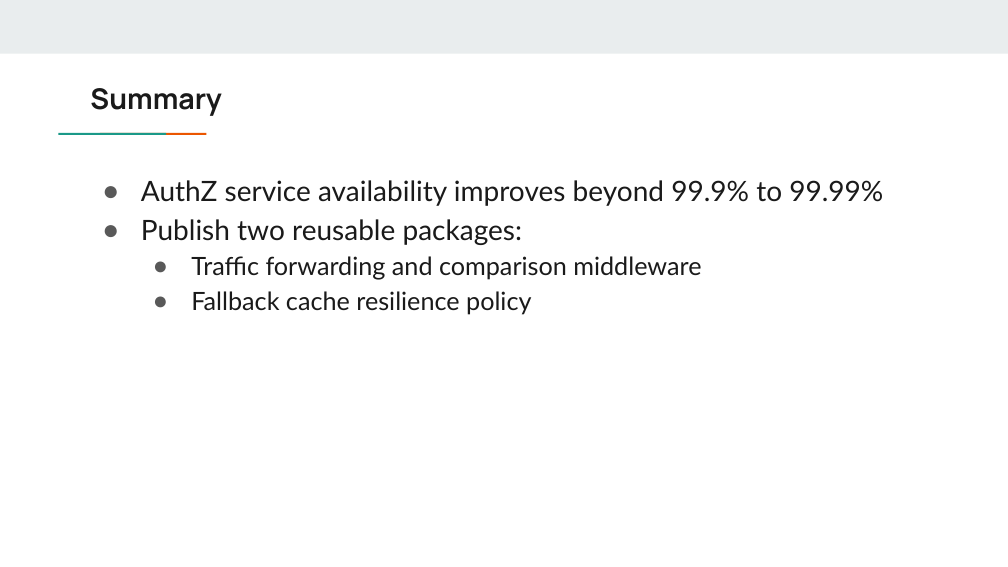
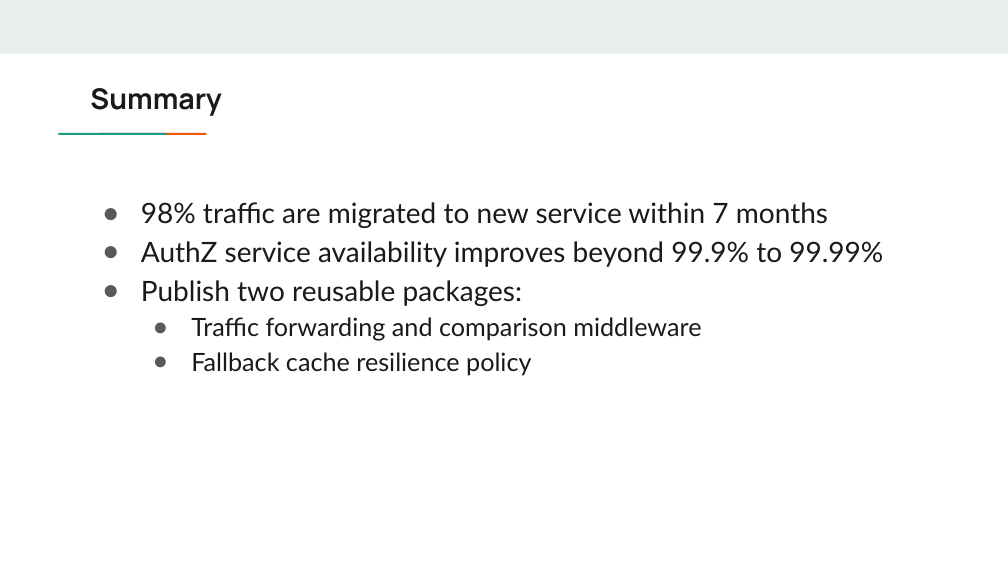
Before and after one commit to DreamOfTheRedChamber/my-resume, a slide deck: slide 21 of ExperiencesTalks/AuthzServiceMigration.pptx (slide 20 before the commit). Drawn at 1008x567 pixels with LibreOffice and Linux fonts; fonts in the diff are those of the drawing. Boxes give left, top, right and bottom in pixels: in the first picture for what was removed or moved away, otherwise in the second. Text is boxed around its words. In the diff, an @@ line names an element or a change of style, - is before the commit and + after.

```diff
--- a/ExperiencesTalks/AuthzServiceMigration.pptx
+++ b/ExperiencesTalks/AuthzServiceMigration.pptx
@@ text at [141,202,828,228]: paragraph added @@
+● 98% traffic are migrated to new service within 7 months
```
Also in this commit, not shown: 10 other slides changed, 10 slides added, 9 slides removed.
